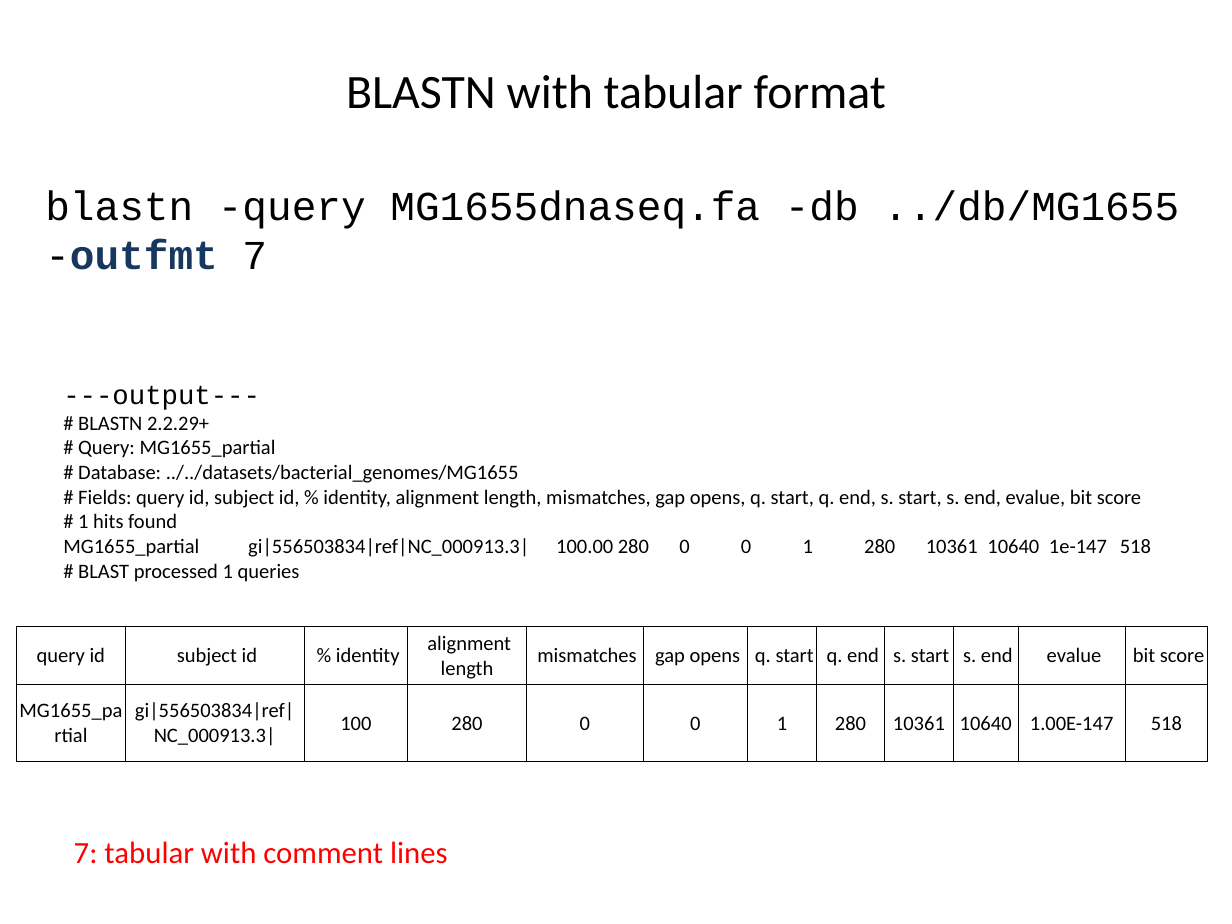
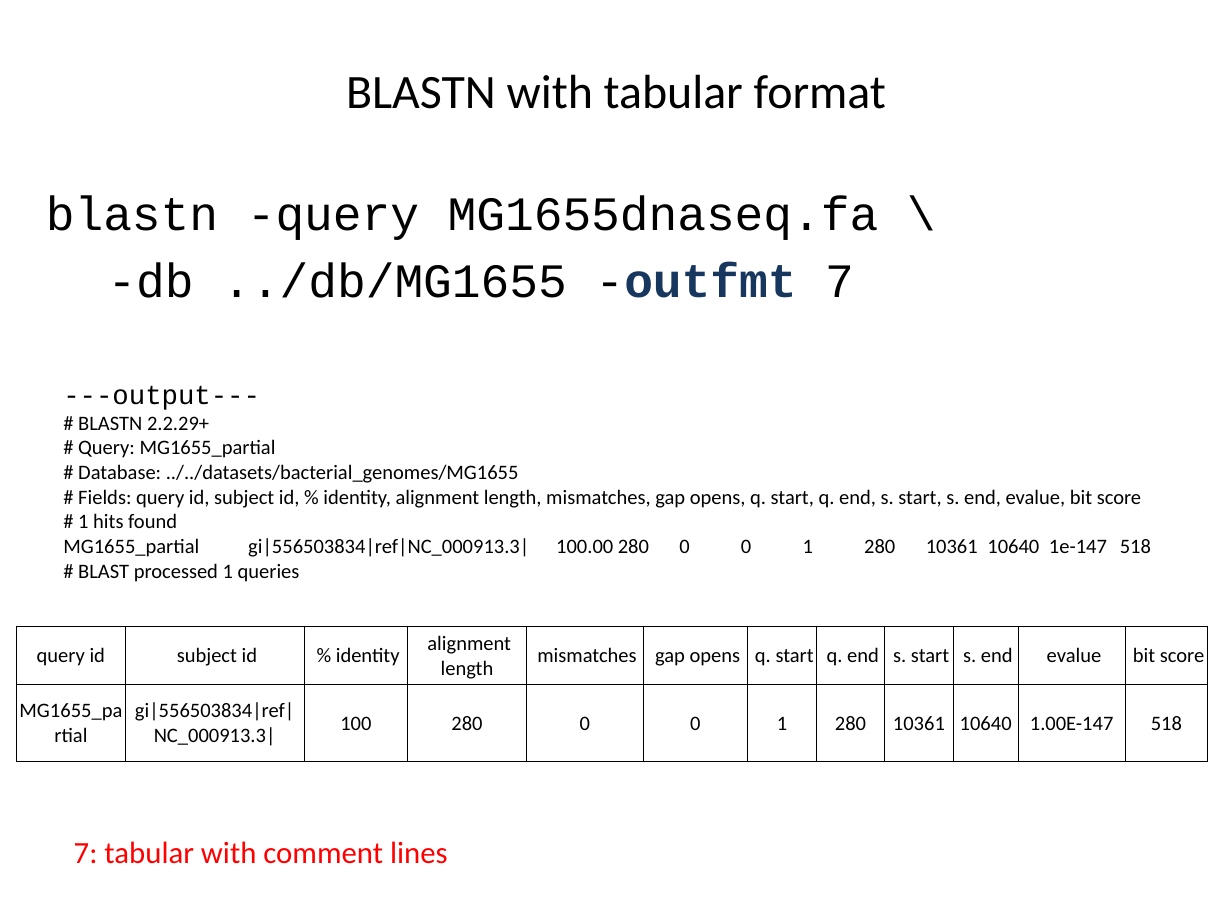
Before and after one commit to liu3zhenlab/teaching, a slide deck: slide 13 of PLPTH813Bioinformatis/2021/labs/lab05_alignment.pptx (slide 12 before the commit). Drawn at 1232x924 pixels with LibreOffice and Linux fonts; fonts in the diff are those of the drawing. Boxes give left, top, right and bottom in pixels: in the first picture for what was removed or moved away, otherwise in the second. Text is boxed around its words. In the diff, an @@ line names an element or a change of style, - is before the commit and + after.

```diff
--- a/PLPTH813Bioinformatis/2021/labs/lab05_alignment.pptx
+++ b/PLPTH813Bioinformatis/2021/labs/lab05_alignment.pptx
@@ text at (46, 196, 879, 298): text changed; size 24 to 28 pt @@
-blastn -query MG1655dnaseq.fa -db ../db/MG1655 -outfmt 7
+blastn -query MG1655dnaseq.fa \
+-db ../db/MG1655 -outfmt 7
```
Also in this commit, not shown: 18 other slides changed, 1 slide added.
